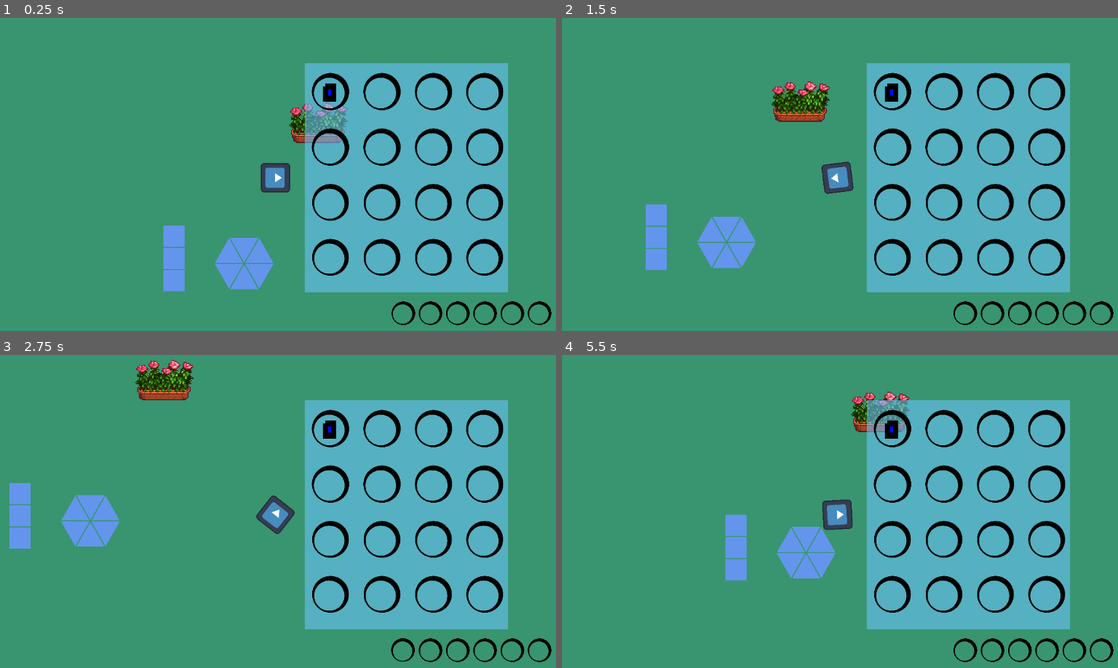
Above: before the commit, frames 1-4 (two rows, left to right).
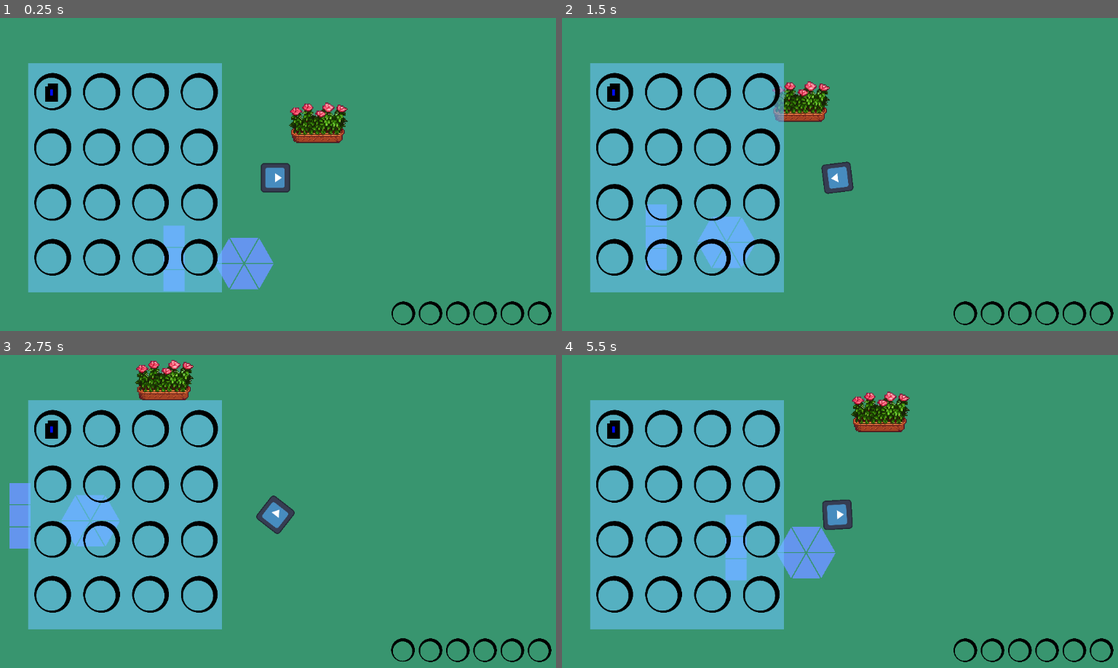
Above: after the commit, the same moments.

Repository: TheodoreVrel/DreamGarden
Game: Godot game, scene res://Scenes/GameManager/GameManager.tscn
The game is run twice, just before and just after one commit, with the same random seed, the same clock (stepped at 60 frames per second) and the same inputs. The engine's default icon, where the game draws it, is replaced by a stand-in: a white triangle on a blue panel in a dark square.
Inputs (mouse positions are in pixels of both pictures, inside the frame that each line leads up to):
- Up to frame 1 (0.25 s): no input
- Up to frame 2 (1.5 s): move the mouse to (967, 161) at 0.52 s; hold D (move_right) 0.53-1.28 s; click (967, 161) at 0.6 s; move the mouse to (723, 193) at 1.27 s; hold S (move_down) from 1.28 s (still down); tap Mouse wheel down (scroll_down) at 1.35 s
- Up to frame 3 (2.75 s): move the mouse to (333, 442) at 2.02 s; release S (move_down) at 2.03 s; hold D (move_right) from 2.03 s (still down); tap Mouse wheel up (scroll_up) at 2.1 s
- Up to frame 4 (5.5 s): move the mouse to (806, 580) at 2.77 s; release D (move_right) at 2.78 s; hold Z (move_up) 2.78-3.53 s; click (806, 580) at 2.85 s; move the mouse to (1012, 564) at 3.52 s; hold Q (move_left) 3.53-5.03 s; tap Mouse wheel down (scroll_down) at 3.6 s; move the mouse to (662, 464) at 4.27 s; tap Mouse wheel up (scroll_up) at 4.35 s; move the mouse to (867, 514) at 5.02 s; hold S (move_down) from 5.03 s (still down); click (867, 514) at 5.1 s

The runs differ from the first frame. In frame 1, 52% of the frame differs, in the area x 5-92%, y 14-88%; in frame 2, 52%; in frame 3, 52%; in frame 4, 52%.

Commit message:
refacto statbar, succesful

Diff:
--- a/Scenes/Garden/garden.gd
+++ b/Scenes/Garden/garden.gd
@@ -9,7 +9,12 @@
 	"sorrow":0.0, "anger":0.0, "trust":0.0, "hope":0.0, "zeal":0.0, "contemplation": 0.0
 }
 
-var garden_stats_average : Dictionary = {
+#var garden_stats_average : Dictionary = {
+	#"love": 0.0, "relief": 0.0, "pride": 0.0, "lust": 0.0, "patience": 0.0, "joy": 0.0,
+	#"sorrow": 0.0, "anger": 0.0, "trust": 0.0, "hope": 0.0, "zeal": 0.0, "contemplation": 0.0
+#}
+
+var garden_stats_normalized : Dictionary = {
 	"love": 0.0, "relief": 0.0, "pride": 0.0, "lust": 0.0, "patience": 0.0, "joy": 0.0,
 	"sorrow": 0.0, "anger": 0.0, "trust": 0.0, "hope": 0.0, "zeal": 0.0, "contemplation": 0.0
 }
@@ -41,6 +46,15 @@
 
 	planted_flowers += 1
 
+func new_planting_zone(zone: PlantingZone):
+	zone.connect("growth_end", on_plant_in_zone_growth_end)
+	for current_zone in $PlantingZones.get_children():
+		if zone == current_zone:
+			return
+	$PlantingZones.add_child(zone)
+
+
+
 
 func on_plant_in_zone_growth_end():
 	await get_tree().create_timer(0.2)
@@ -50,23 +64,22 @@
 	for stat in garden_stats_total:
 		garden_stats_total[stat] = 0
 
+	var total_stats : float = 0.0
+
 	for zone in $PlantingZones.get_children():
 		var flower = zone.flower_in_zone
 		if flower:
 			print("Stat - ", flower.info["stats"])
 			for stat in flower.info["stats"]:
 				garden_stats_total[stat] += flower.info["stats"][stat]
-				print("total_______________________",garden_stats_total[stat])
-	for stat in garden_stats_average:
-		garden_stats_average[stat] = float(garden_stats_total[stat] / planted_flowers)
-	print(": Average : ", garden_stats_average)
+				total_stats += abs(flower.info["stats"][stat])
+				print("_______________________ total stats value updated : ", total_stats)
+	for stat in garden_stats_normalized:
+
+		garden_stats_normalized[stat] = snappedf(float(garden_stats_total[stat] / total_stats) * 100.0, 0.01)
+		print("cheking operation - ", garden_stats_normalized[stat], " | ", garden_stats_total[stat], " ---- ", total_stats, "  [",float(garden_stats_total[stat] / total_stats) * 100.0, "]")
+	print(": Total stats : ",total_stats)
+	print(": Normalized : ", garden_stats_normalized)
 	print(": Total : ", garden_stats_total)
 	print(": Number of flowers :", planted_flowers)
-	stats_updated.emit(garden_stats_average)
-
-func new_planting_zone(zone: PlantingZone):
-	zone.connect("growth_end", on_plant_in_zone_growth_end)
-	for current_zone in $PlantingZones.get_children():
-		if zone == current_zone:
-			return
-	$PlantingZones.add_child(zone)
+	stats_updated.emit(garden_stats_normalized)
--- a/Scenes/Inventory/InventorySlot.gd
+++ b/Scenes/Inventory/InventorySlot.gd
@@ -45,10 +45,10 @@
 	hovered.emit(null)
 
 
-func add_flower_to_slot(flower: Flower):
+func add_flower_to_slot(flower: Flower, amount : int = 1):
 	slotted_flower = flower
 	slotted_flower.growth_stage = -1
-	seed_amount += 1
+	seed_amount += amount
 	update_flower_texture_rect()
 	pass
 
--- a/Scenes/ShopGrid/ShopGrid.gd
+++ b/Scenes/ShopGrid/ShopGrid.gd
@@ -10,7 +10,7 @@
 func _ready():
 	for slot in find_child("Grid").get_children():
 		slot.connect("hovered", on_area_entered)
-	add_flower_to_shop(shop_flower)
+	add_flower_to_shop(shop_flower, 5)
 
 func _process(delta):
 	if Input.is_action_just_released("left_click") and hovered_slot:
@@ -26,8 +26,8 @@
 		hovered_slot.remove_flower()
 
 
-func add_flower_to_shop(flower : Flower):
-	get_first_empty_slot().add_flower_to_slot(flower)
+func add_flower_to_shop(flower : Flower, amount : int):
+	get_first_empty_slot().add_flower_to_slot(flower, amount)
 
 func get_first_empty_slot() :
 	for slot_int in range($Grid.get_child_count()):
--- a/Scenes/ShopGrid/shop_grid.tscn
+++ b/Scenes/ShopGrid/shop_grid.tscn
@@ -6,9 +6,9 @@
 
 [node name="ShopGrid" type="Control"]
 layout_mode = 3
-anchor_left = 0.55
+anchor_left = 0.075
 anchor_top = 0.15
-anchor_right = 0.9
+anchor_right = 0.408
 anchor_bottom = 0.85
 script = ExtResource("1_stsbo")
 
--- a/Scenes/UIManager/GardenUI.tscn
+++ b/Scenes/UIManager/GardenUI.tscn
@@ -108,6 +108,7 @@
 size_flags_horizontal = 3
 step = 0.1
 value = 10.0
+allow_lesser = true
 
 [node name="ReliefProgressBar" type="ProgressBar" parent="HBoxContainer/StatValueVBoxContainer"]
 custom_minimum_size = Vector2(0, 30.335)
@@ -115,6 +116,7 @@
 size_flags_horizontal = 3
 step = 0.1
 value = 10.0
+allow_lesser = true
 
 [node name="PrideProgressBar" type="ProgressBar" parent="HBoxContainer/StatValueVBoxContainer"]
 custom_minimum_size = Vector2(0, 30.335)
@@ -122,6 +124,7 @@
 size_flags_horizontal = 3
 step = 0.1
 value = 10.0
+allow_lesser = true
 
 [node name="LustProgressBar" type="ProgressBar" parent="HBoxContainer/StatValueVBoxContainer"]
 custom_minimum_size = Vector2(0, 30.335)
@@ -129,6 +132,7 @@
 size_flags_horizontal = 3
 step = 0.1
 value = 10.0
+allow_lesser = true
 
 [node name="PatienceProgressBar" type="ProgressBar" parent="HBoxContainer/StatValueVBoxContainer"]
 custom_minimum_size = Vector2(0, 30.335)
@@ -136,6 +140,7 @@
 size_flags_horizontal = 3
 step = 0.1
 value = 10.0
+allow_lesser = true
 
 [node name="JoyProgressBar" type="ProgressBar" parent="HBoxContainer/StatValueVBoxContainer"]
 custom_minimum_size = Vector2(0, 30.335)
@@ -143,6 +148,7 @@
 size_flags_horizontal = 3
 step = 0.1
 value = 10.0
+allow_lesser = true
 
 [node name="SorrowProgressBar" type="ProgressBar" parent="HBoxContainer/StatValueVBoxContainer"]
 custom_minimum_size = Vector2(0, 30.335)
@@ -150,6 +156,7 @@
 size_flags_horizontal = 3
 step = 0.1
 value = 10.0
+allow_lesser = true
 
 [node name="AngerProgressBar" type="ProgressBar" parent="HBoxContainer/StatValueVBoxContainer"]
 custom_minimum_size = Vector2(0, 30.335)
@@ -157,6 +164,7 @@
 size_flags_horizontal = 3
 step = 0.1
 value = 10.0
+allow_lesser = true
 
 [node name="TrustProgressBar" type="ProgressBar" parent="HBoxContainer/StatValueVBoxContainer"]
 custom_minimum_size = Vector2(0, 30.335)
@@ -164,6 +172,7 @@
 size_flags_horizontal = 3
 step = 0.1
 value = 10.0
+allow_lesser = true
 
 [node name="HopeProgressBar" type="ProgressBar" parent="HBoxContainer/StatValueVBoxContainer"]
 custom_minimum_size = Vector2(0, 30.335)
@@ -171,6 +180,7 @@
 size_flags_horizontal = 3
 step = 0.1
 value = 10.0
+allow_lesser = true
 
 [node name="ZealProgressBar" type="ProgressBar" parent="HBoxContainer/StatValueVBoxContainer"]
 custom_minimum_size = Vector2(0, 30.335)
@@ -178,6 +188,7 @@
 size_flags_horizontal = 3
 step = 0.1
 value = 10.0
+allow_lesser = true
 
 [node name="ContemplationProgressBar" type="ProgressBar" parent="HBoxContainer/StatValueVBoxContainer"]
 custom_minimum_size = Vector2(0, 30.335)
--- a/Scenes/UIManager/UI.gd
+++ b/Scenes/UIManager/UI.gd
@@ -31,9 +31,12 @@
 	#on_stat_changed($HBoxContainer/StatValueVBoxContainer/SorrowProgressBar, -12)
 
 
-func on_stat_changed(bar : ProgressBar, new_value: float):
-	update_value_dict(bar, new_value)
+func change_stat(bar : ProgressBar, new_value: float):
+	#update_value_dict(bar, new_value)
 
+
+	bar.value = new_value
+	print(bar, "   ",new_value,"    --- Updated the statbar")
 	#await get_tree().create_timer(0.1)
 	handle_stat_bar(bar)
 
@@ -42,20 +45,15 @@
 	current_total = 0.0
 	var num = stat_values.get_child_count()
 	for i in range(num):
-		if new_stats[i] != 0:
-			#current_number_of_stats += 1
-			current_total += abs(new_stats[i])
-			#print("ZZZZZZZZZZZZZ  ", current_number_of_stats)
-	for i in range(num):
-		on_stat_changed(stat_values.get_child(i), new_stats[i])
+		change_stat(stat_values.get_child(i), new_stats[i])
 
 func handle_stat_bar(statBar : ProgressBar):
-	var i: float = values[get_dict_key(statBar)][2]
 	#if current_number_of_stats != 0:
-	statBar.value = (abs(i) / current_total) * 100
-	print(i, "   ", (abs(i) / current_total),"     ", (abs(i) / current_total) * 100)
-	if i < 0:
+	#statBar.value = i
+	#print(i, "   ","    --- Updated the statbar")
+	if statBar.value < 0:
 		change_stat_label(get_label_from_progress_bar(statBar), false)
+		statBar.value = abs(statBar.value)
 	else:
 		change_stat_label(get_label_from_progress_bar(statBar), true)
 	#print(statBar.value)
@@ -99,8 +97,8 @@
 
 	return values.get(get_dict_key(bar))
 
-func update_value_dict(bar: ProgressBar, new_value: int):
-	var current_value : int = get_dictionary_value(bar, 2)
-	var new_total_value : int = new_value
-	values[get_dict_key(bar)][2]= new_total_value
-	#print(values)
+#func update_value_dict(bar: ProgressBar, new_value: int):
+	#var current_value : int = get_dictionary_value(bar, 2)
+	#var new_total_value : int = new_value
+	#values[get_dict_key(bar)][2]= new_total_value
+	##print(values)
